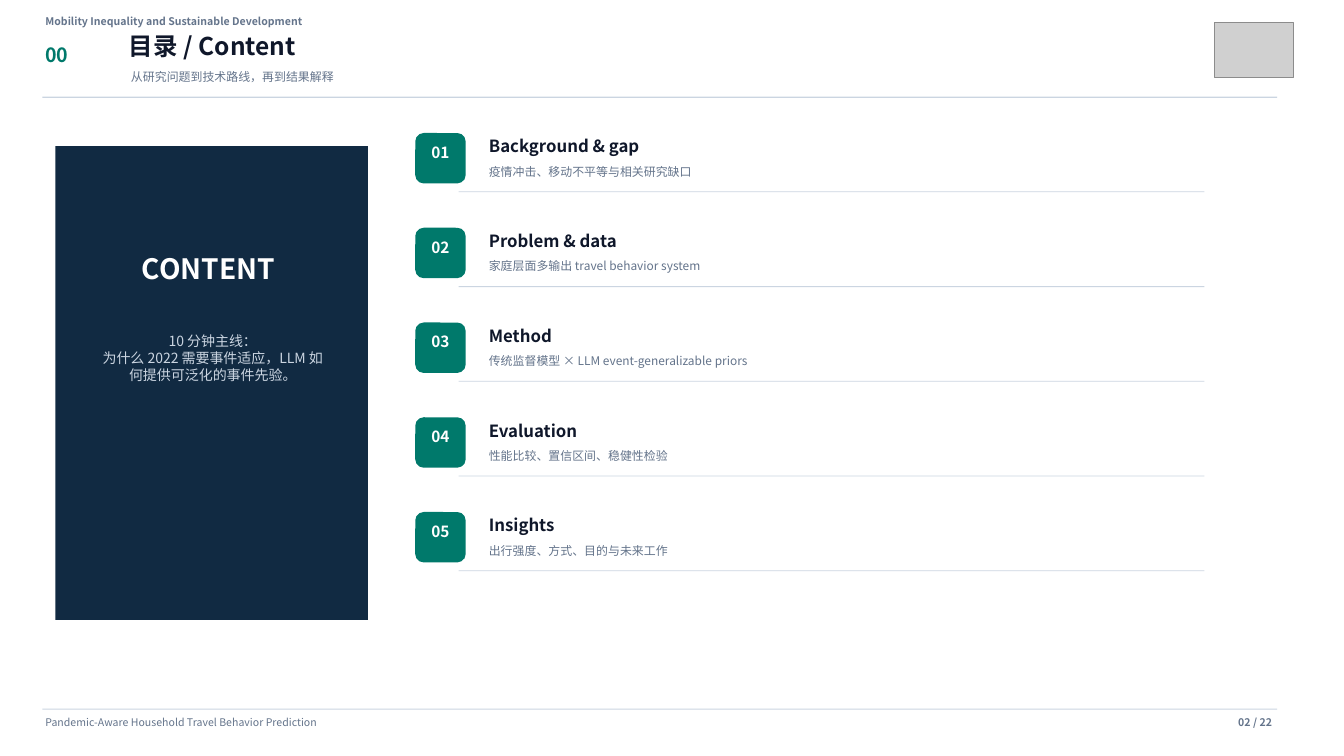
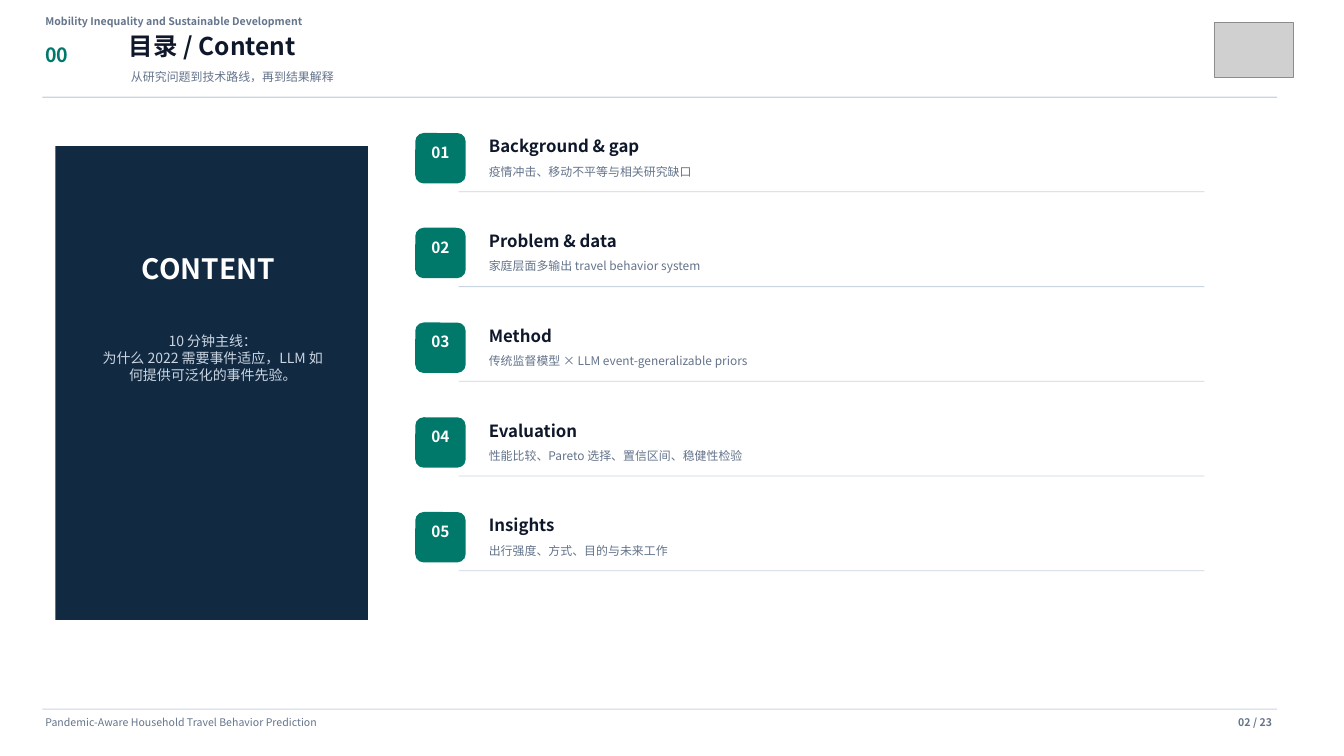
Before and after one commit to Lrving-code/NHTS-Travel-Prediction, a slide deck: slide 2 of outputs/final_project/NHTS_Travel_Behavior_Template_Presentation.pptx. Drawn at 1344x756 pixels with LibreOffice and Linux fonts; fonts in the diff are those of the drawing; grey boxes stand for pictures. Boxes give left, top, right and bottom in pixels: in the first picture for what was removed or moved away, otherwise in the second. Text is boxed around its words. In the diff, an @@ line names an element or a change of style, - is before the commit and + after.

```diff
--- a/outputs/final_project/NHTS_Travel_Behavior_Template_Presentation.pptx
+++ b/outputs/final_project/NHTS_Travel_Behavior_Template_Presentation.pptx
@@ text at [489, 450, 742, 461]: text changed @@
-性能比较、置信区间、稳健性检验
+性能比较、Pareto 选择、置信区间、稳健性检验
```
Also in this commit, not shown: 21 other slides changed, 1 slide added, 26 other files.
